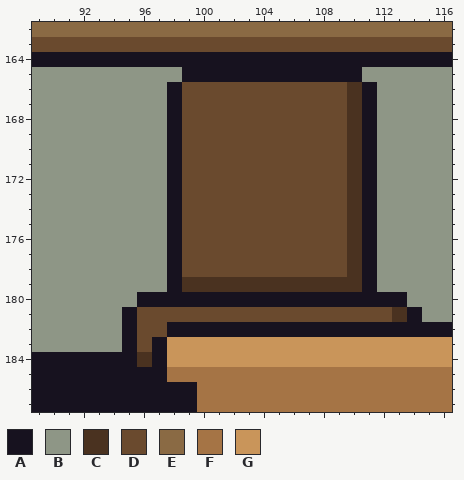
Pixel-art file, stored at office/site_trailer_b.aseprite. That is the earlier state.
320x320 pixels, 1 frame. Colours within 5 levels of each other are drawn and written as one. Shown: x 89..116, y 162..187.
Palette (. is transparent): A #17121f  B #8e9686  C #4a3220  D #6a4a2e  E #8a6a44  F #a57445  G #c9955a
Pixels before, first column x 89:
162 EEEEEEEEEEEEEEEEEEEEEEEEEEEE
163 DDDDDDDDDDDDDDDDDDDDDDDDDDDD
164 AAAAAAAAAAAAAAAAAAAAAAAAAAAA
165 BBBBBBBBBBAAAAAAAAAAAABBBBBB
166 BBBBBBBBBADDDDDDDDDDDCABBBBB
167 BBBBBBBBBADDDDDDDDDDDCABBBBB
168 BBBBBBBBBADDDDDDDDDDDCABBBBB
169 BBBBBBBBBADDDDDDDDDDDCABBBBB
170 BBBBBBBBBADDDDDDDDDDDCABBBBB
171 BBBBBBBBBADDDDDDDDDDDCABBBBB
172 BBBBBBBBBADDDDDDDDDDDCABBBBB
173 BBBBBBBBBADDDDDDDDDDDCABBBBB
174 BBBBBBBBBADDDDDDDDDDDCABBBBB
175 BBBBBBBBBADDDDDDDDDDDCABBBBB
176 BBBBBBBBBADDDDDDDDDDDCABBBBB
177 BBBBBBBBBADDDDDDDDDDDCABBBBB
178 BBBBBBBBBADDDDDDDDDDDCABBBBB
179 BBBBBBBBBACCCCCCCCCCCCABBBBB
180 BBBBBBBAAAAAAAAAAAAAAAAAABBB
181 BBBBBBADDDDDDDDDDDDDDDDDCABB
182 BBBBBBADDAAAAAAAAAAAAAAAAAAA
183 BBBBBBADAGGGGGGGGGGGGGGGGGGG
184 AAAAAAACAGGGGGGGGGGGGGGGGGGG
185 AAAAAAAAAFFFFFFFFFFFFFFFFFFF
186 AAAAAAAAAAAFFFFFFFFFFFFFFFFF
187 AAAAAAAAAAAFFFFFFFFFFFFFFFFF
The same view after the edit:
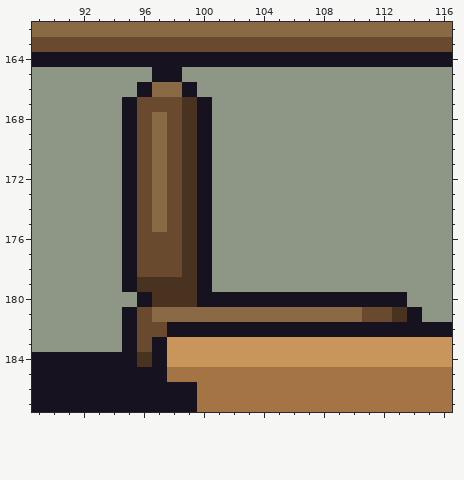
From old to new:
Layer "Chair1":
The author changed colour B to colour A in row 165 at x 97 to 98; in row 166 at x 96; in rows 167 to 179 at x 95.
The author changed colour C to colour A in row 179 at x 100.
The author changed colour D to colour A in row 166 at x 99; in rows 167 to 178 at x 100.
The author changed colour A to colour B in row 165 at x 99 to 110; in rows 166 to 179 at x 111.
The author changed colour C to colour B in rows 166 to 178 at x 110; in row 179 at x 101 to 110.
The author changed colour D to colour B in row 166 at x 100 to 109; in rows 167 to 178 at x 101 to 109.
The author changed colour A to colour C in row 179 at x 98; in row 180 at x 97 to 99.
The author changed colour B to colour C in row 179 at x 96 to 97.
The author changed colour D to colour C in rows 167 to 178 at x 99.
The author changed colour A to colour D in rows 167 to 178 at x 98.
The author changed colour B to colour D in row 167 at x 96 to 97; in rows 168 to 175 at x 96; in rows 176 to 178 at x 96 to 97.
The author changed colour A to colour E in row 166 at x 98.
The author changed colour B to colour E in row 166 at x 97; in rows 168 to 175 at x 97.
The author changed colour D to colour E in row 181 at x 97 to 110.
Changed places in both pictures, as pixel boxes (x1, y1, x2, y2):
changed: (122, 67, 377, 322)
